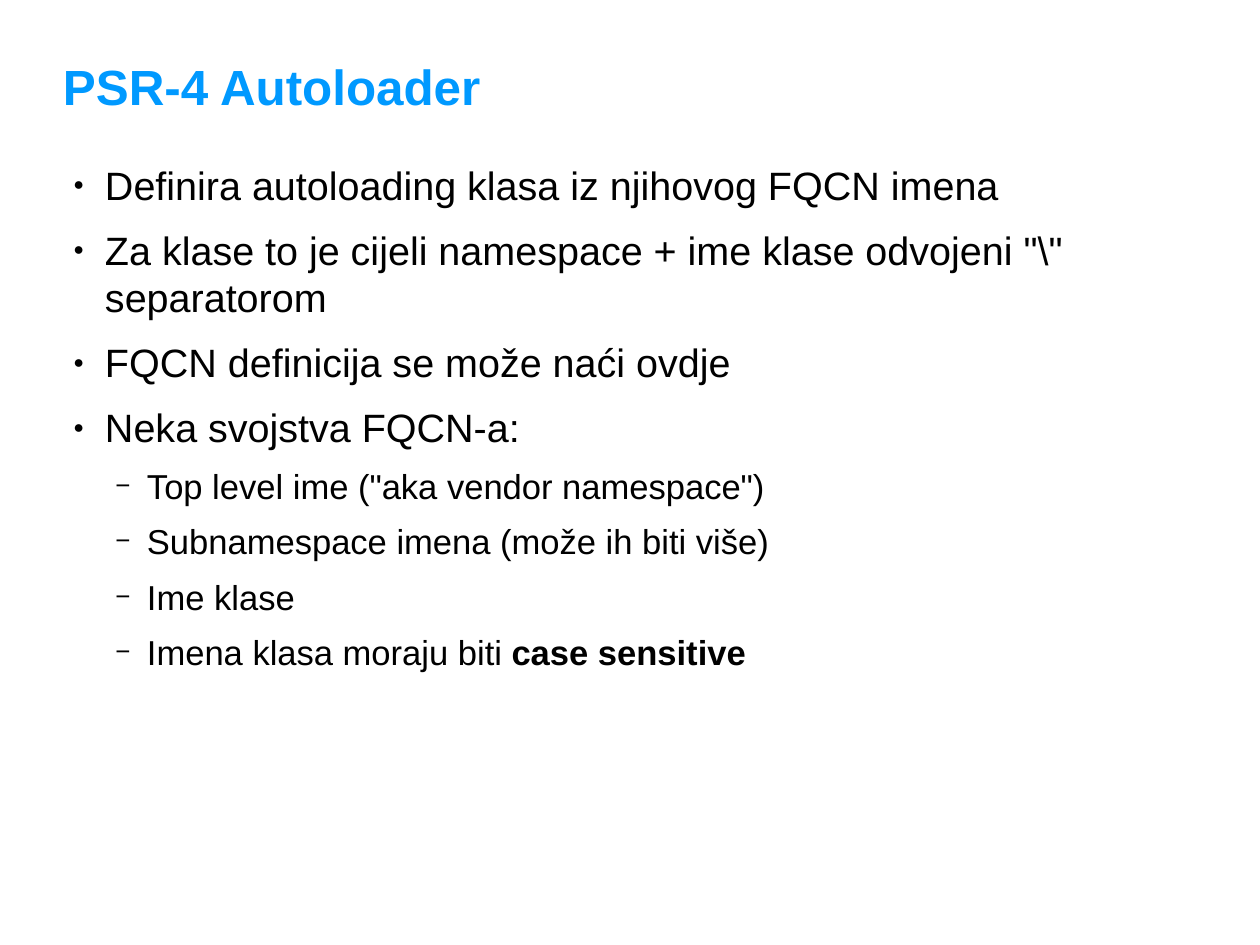
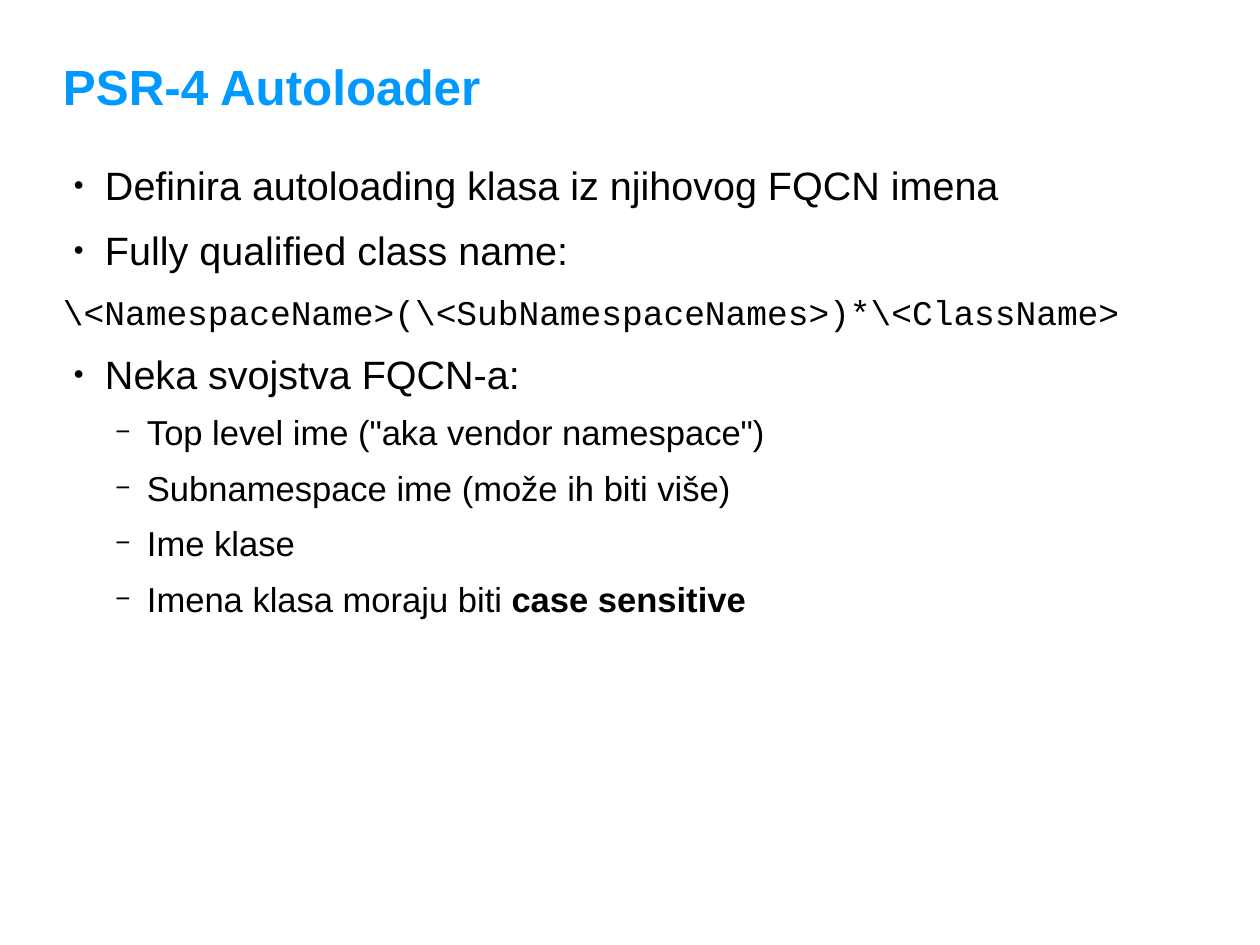
Before and after one commit to adriatichr/php-academy, a slide deck: slide 17 of predavanja/15 Composer i PHP Autoloading.odp (slide 18 before the commit). Drawn at 1260x945 pixels with LibreOffice and Linux fonts; fonts in the diff are those of the drawing; background and template pictures are left out. Boxes give left, top, right and bottom in pixels: in the first picture for what was removed or moved away, otherwise in the second. Text is boxed around its words. In the diff, an @@ line names an element or a change of style, - is before the commit and + after.

```diff
--- a/predavanja/15 Composer i PHP Autoloading.odp
+++ b/predavanja/15 Composer i PHP Autoloading.odp
@@ text at <box>63,236,1119,333</box>: text changed; size 32 to 28 pt; font Arial to Courier New @@
-● Za klase to je cijeli namespace + ime klase odvojeni "\" separatorom
-● FQCN definicija se može naći ovdje
+● Fully qualified class name:
+\<NamespaceName>(\<SubNamespaceNames>)*\<ClassName>
@@ text at <box>147,475,730,508</box>: text changed @@
-  − Subnamespace imena (može ih biti više)
+  − Subnamespace ime (može ih biti više)
```
Also in this commit, not shown: 3 other slides changed, 1 slide removed.
